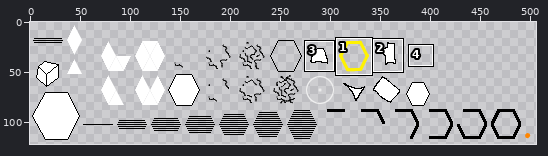
File history of a sprite sheet, core/assets/main.png. Above, an overview of the earlier version with the close-up marked.
Close-up. Before the commit:
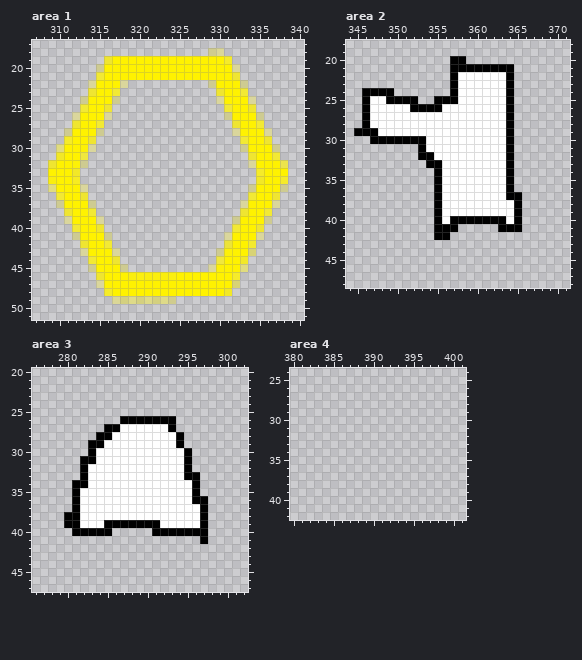
The file is 512x128 pixels. Pixels under 10% opacity are left out. Colours within 5 levels of each other are drawn and written as one. Shown: area 1: x 307..340, y 17..51; area 2: x 344..371, y 18..48; area 3: x 276..302, y 20..47; area 4: x 380..401, y 24..42. The wide view leaves out empty margins. The commit also changed other parts of the picture, which this record leaves out.
The result:
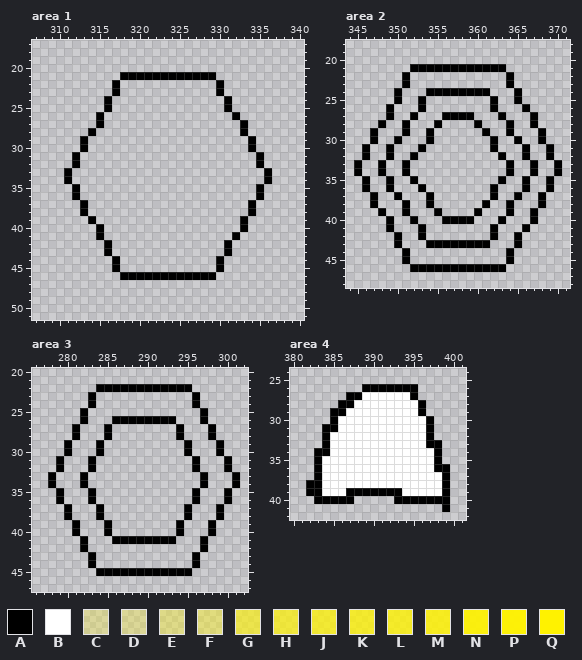
Palette (. is transparent): A #000000  B #ffffff  C #fff20040  D #fff20046  E #fff20058  F #fff20065  G #fff200a0  H #fff200b3  J #fff200bf  K #fff200c6  L #fff200cc  M #fff200d7  N #fff200ed  P #fff200f6  Q #fff200
From old to new:
Changed rows in their new state; - is an unchanged pixel.
Area 1:
first column x 309:
18 --------------------..--------
19 -------................-------
20 ------..................------
21 ------...AAAAAAAAAAAA...------
22 -----...A.----------.A...-----
23 -----...A------------A...-----
24 ----...A.------------.A...----
25 ----...A--------------A...----
26 ---...A.--------------.A...---
27 ---...A----------------.A..---
28 --...A.----------------.A...--
29 --..A.------------------.A..--
30 -...A.------------------.A...-
31 -..A.--------------------.A..-
32 ...A.--------------------.A...
33 ..A.----------------------.A..
34 ..A.----------------------.A..
35 ...A.--------------------.A...
36 -..A.--------------------.A..-
37 -...A.------------------.A...-
38 --..A.------------------.A..--
39 --...A.----------------.A...--
40 ---...A----------------.A..---
41 ---...A.--------------.A...---
42 ----...A--------------A...----
43 ----...A.------------.A...----
44 -----...A------------A...-----
45 -----...A.----------.A...-----
46 ------...AAAAAAAAAAAA...------
47 ------..................------
48 -------................-------
49 --------........--------------
Area 2:
first column x 345:
20 ------------..------------
21 -------AAAAA-------.------
22 ------A-----.......-------
23 ------A-----.......-------
24 -....A---AAA-AAAA...A-----
25 -....-..A-.......A..A-----
26 -...A...-........A..-A----
27 -...A..A...AAAA...A.--A---
28 -..A..A...A....A...---A---
29 ..-...A..A......A..----A--
30 ---..-...A.......A..A--A--
31 -A--A----........A..-A--A-
32 -A--A--A..........A.-A--A-
33 A--A--A--..........---A--A
34 A--A--A---.........---A--A
35 -A--A--A--........A.-A--A-
36 -A--A---A-.......A..-A--A-
37 --A--A---A.......A..---A--
38 --A---A--A......A..A.--A--
39 ---A--A----....A...A.-A---
40 ----A--A--.A---...-..-A---
41 ----A---A-...----A...A----
42 -----A--A-..-----A--A-----
43 -----A---AAAAAAAA---A-----
44 ------A------------A------
45 ------A------------A------
46 -------AAAAAAAAAAAA-------
Area 3:
first column x 278:
22 ------AAAAAAAAAAAA------
23 -----A------------A-----
24 -----A------------A-----
25 ----A--------------A----
26 ----A---A----------A----
27 ---A----........A---A---
28 ---A--.-........----A---
29 --A--.-..........A---A--
30 --A--.A..........----A--
31 -A--.-............A---A-
32 -A--.A............A---A-
33 A----..............A---A
34 A--.-..............A---A
35 -A-..A............----A-
36 -A-..A............-.--A-
37 --A...A..........A..-A--
38 ---...A..........A..-A--
39 --.-...-........A...A---
40 ----...------...-...A---
41 ----A---AAAAAAAA--------
42 ----A--------------A----
43 -----A------------A-----
44 -----A------------A-----
45 ------AAAAAAAAAAAA------
Area 4:
first column x 382:
26 -------AAAAAAA----
27 -----AABBBBBBA----
28 ----AABBBBBBBBA---
29 ---AABBBBBBBBBA---
30 ---ABBBBBBBBBBBA--
31 --AABBBBBBBBBBBA--
32 --ABBBBBBBBBBBBA--
33 --ABBBBBBBBBBBBAA-
34 -AABBBBBBBBBBBBBA-
35 -ABBBBBBBBBBBBBBA-
36 -ABBBBBBBBBBBBBBAA
37 -ABBBBBBBBBBBBBBBA
38 AABBBBBBBBBBBBBBBA
39 AABBBAAAAAAABBBBBA
40 -AAAAA-----AAAAAAA
41 -----------------A
